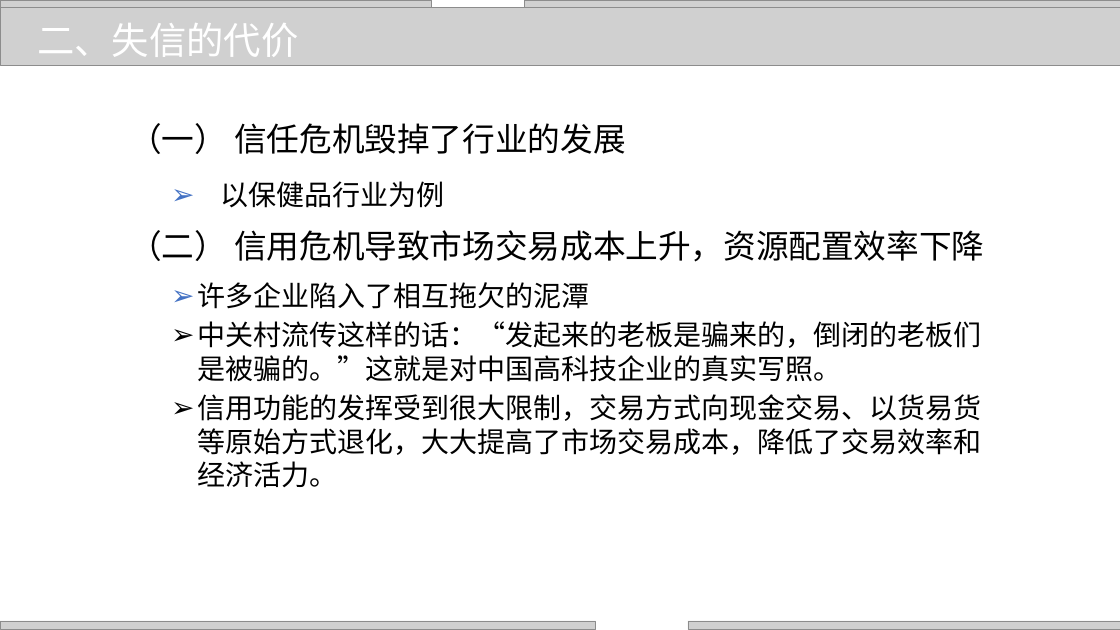
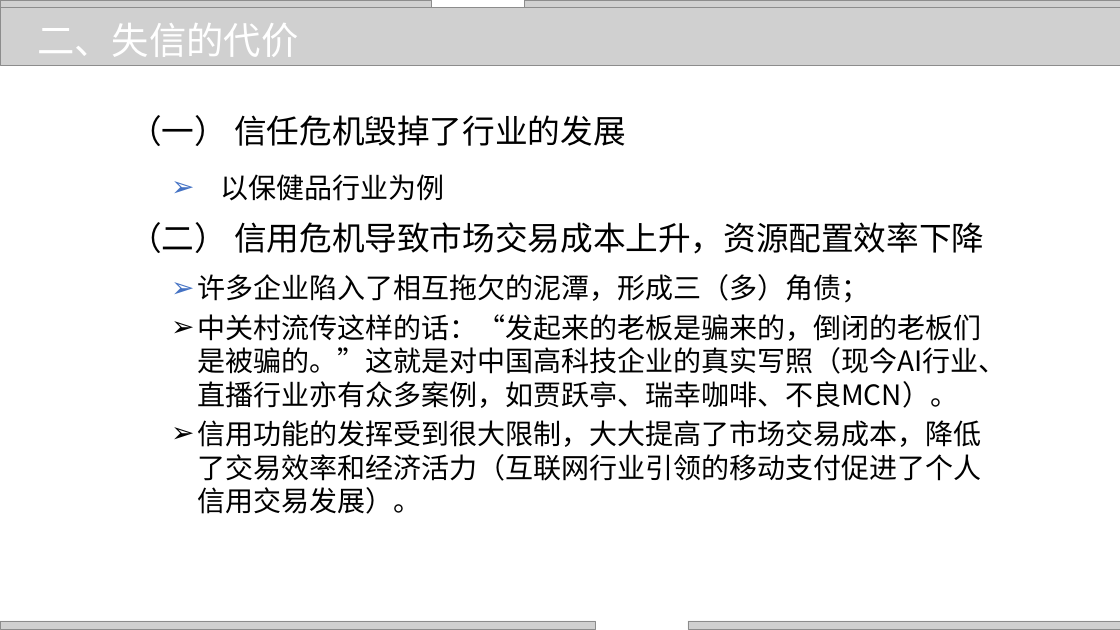
Before and after one commit to zhangjianzhang/internet_credit, a slide deck: slide 16 of files/slides/introduction.pptx. Drawn at 1120x630 pixels with LibreOffice and Linux fonts; fonts in the diff are those of the drawing; grey boxes stand for pictures; background and template pictures are left out. Boxes give left, top, right and bottom in pixels: in the first picture for what was removed or moved away, otherwise in the second. Text is boxed around its words. In the diff, an @@ line names an element or a change of style, - is before the commit and + after.

```diff
--- a/files/slides/introduction.pptx
+++ b/files/slides/introduction.pptx
@@ text "（一） 信任危机毁掉了行业的发展" moved from (x1=129, y1=123, x2=984, y2=488) to (x1=129, y1=115, x2=1006, y2=514) @@
@@ text at (x1=197, y1=274, x2=1006, y2=514): text changed @@
-  ➢ 许多企业陷入了相互拖欠的泥潭
-  ➢ 中关村流传这样的话：“发起来的老板是骗来的，倒闭的老板们是被骗的。”这就是对中国高科技企业的真实写照。
-  ➢ 信用功能的发挥受到很大限制，交易方式向现金交易、以货易货等原始方式退化，大大提高了市场交易成本，降低了交易效率和经济活力。
+  ➢ 许多企业陷入了相互拖欠的泥潭，形成三（多）角债；
+  ➢ 中关村流传这样的话：“发起来的老板是骗来的，倒闭的老板们是被骗的。”这就是对中国高科技企业的真实写照（现今AI行业、直播行业亦有众多案例，如贾跃亭、瑞幸咖啡、不良MCN）。
+  ➢ 信用功能的发挥受到很大限制，大大提高了市场交易成本，降低了交易效率和经济活力（互联网行业引领的移动支付促进了个人信用交易发展）。
```
Also in this commit, not shown: 6 other slides changed, 9 other files.
